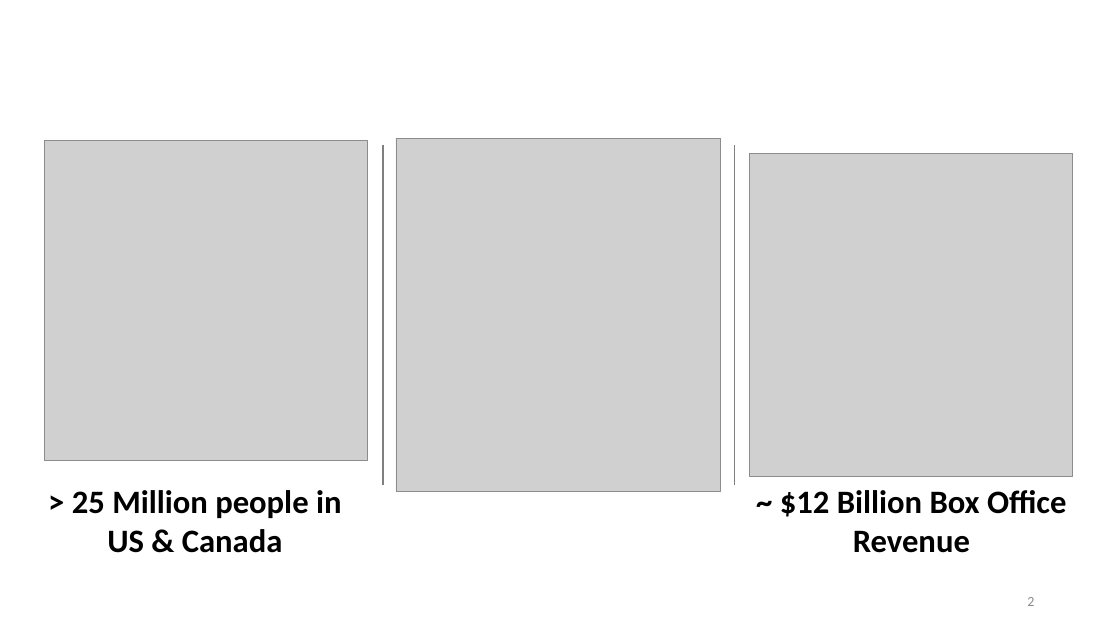
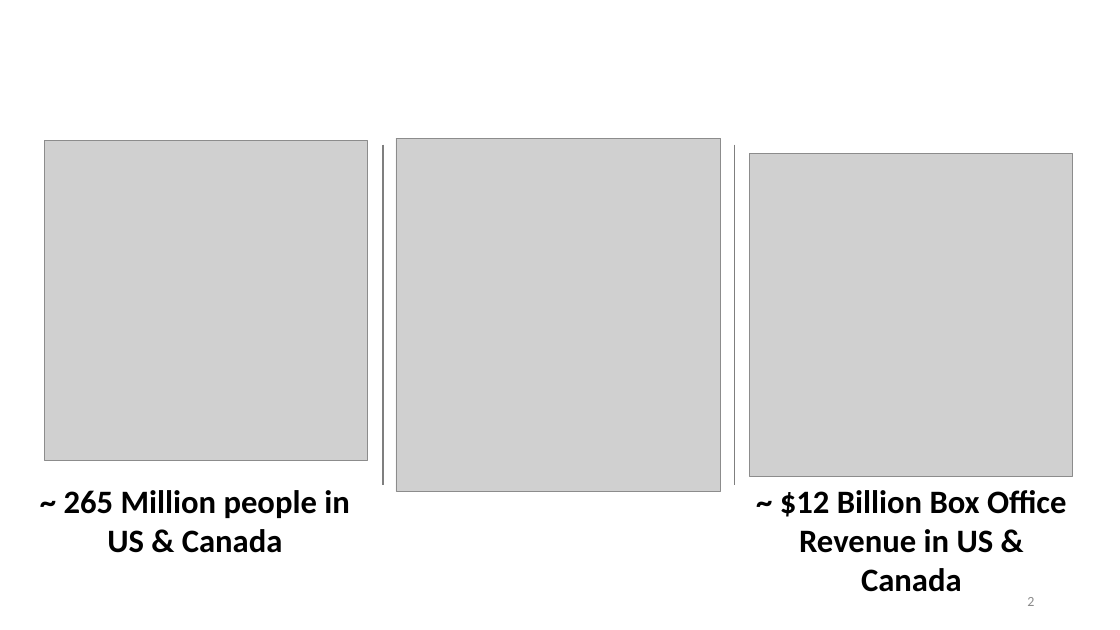
Before and after one commit to shayanabdulkarimkhan/dsc-phase-1-project-v2-4, a slide deck: slide 2 of Microsoft_Studios_Project.pptx. Drawn at 1120x630 pixels with LibreOffice and Linux fonts; fonts in the diff are those of the drawing; grey boxes stand for pictures. Boxes give left, top, right and bottom in pixels: in the first picture for what was removed or moved away, otherwise in the second. Text is boxed around its words. In the diff, an @@ line names an element or a change of style, - is before the commit and + after.

```diff
--- a/Microsoft_Studios_Project.pptx
+++ b/Microsoft_Studios_Project.pptx
@@ text at [64, 490, 350, 553]: text changed @@
-> 25 Million people in US & Canada
+~ 265 Million people in US & Canada
@@ text at [780, 490, 1066, 592]: text changed @@
-~ $12 Billion Box Office Revenue
+~ $12 Billion Box Office Revenue in US & Canada
```
Also in this commit, not shown: 5 other slides changed, 3 slides added, 1 slide removed, 4 other files.
